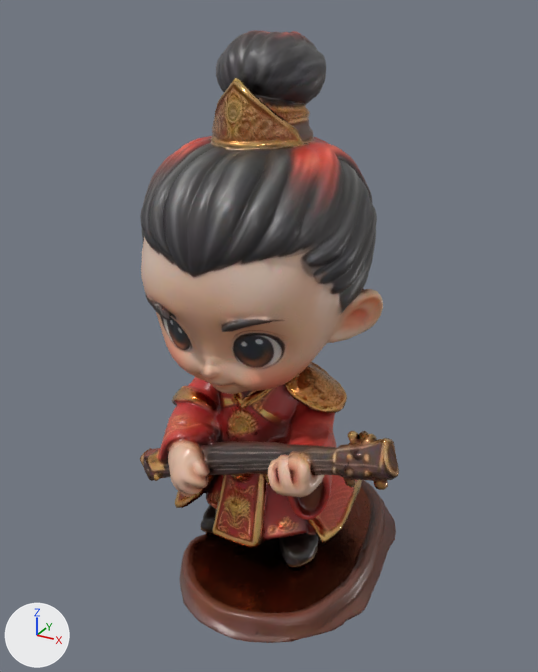
Before and after pictures for a commit that changed the glTF model assets/models/zhouyu.glb.
The view is the same before and after, from a camera (50 mm lens) standing at (1.12, -2.24, 1.06) and looking at (-0.08, -0.06, -0.03). The axes (+X, +Y, +Z) are drawn at lower left. The lights are the same throughout. The first picture is the older version. Vertices at exactly the same position are counted once.
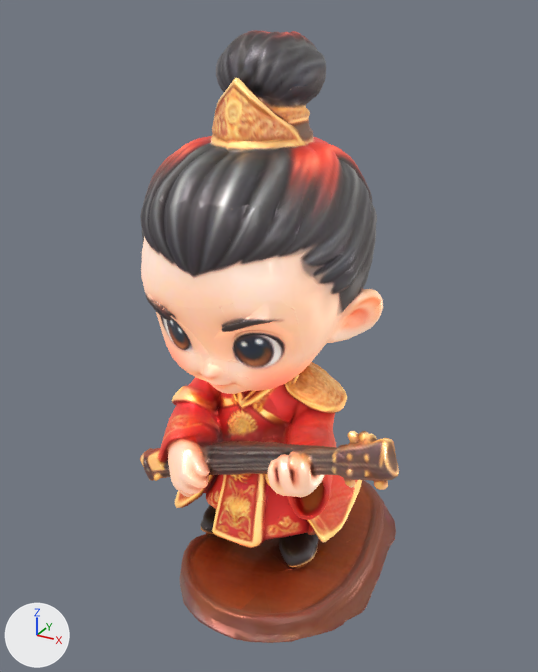
The newer file is also rescaled (x0.85), turned or shifted as a whole; pictures and numbers use the older file's frame.

The change, as a list of edits to the scene's bpy script:
```text
Add img_texture_0:
    img_texture_0 = load_image('texture_0', '_unpacked/texture_0', 512, 512, 'sRGB')
Add mat_material_1:
    mat_material_1 = bpy.data.materials.new('Material_1')
    # uses the picture img_texture_0
Change me_mesh_0:
    used by ob_mesh_0; location = (0.0, 0.0, 0.0)
    remove me_mesh_0.from_pydata(...)  # 10217 vertices, 20419 faces; spans x -0.56..0.56, y -0.56..0.56, z -1.0..1.0
    add me_mesh_0.from_pydata(...)  # 10256 vertices, 20497 faces; spans x -0.56..0.56, y -0.56..0.56, z -1.0..1.0
    me_mesh_0 part 1: 23 vertices moved within x -0.43..0.23, y -0.32..0.19, z -0.88..-0.14; 33 vertices removed from x -0.47..0.4, y -0.37..0.17, z -0.95..0.11; 69 vertices added at x -0.5..0.4, y -0.4..0.49, z -0.99..0.32
    me_mesh_0 part 2: 1 vertex added at x 0.1, y -0.38, z 0.37
    me_mesh_0 part 3: 19977 faces spanning x -0.56..0.56, y -0.56..0.56, z -1.0..1.0 switch from mat_material_0 to mat_material_1
    other edits to the shape of me_mesh_0 do not show in these pictures
```

What differs and where, as boxes [x1, y1, x2, y2] in the pictures (538 x 672 px; the box of a moved part takes in the faces that stretch with it):
part 1 of me_mesh_0, moved or reshaped (mostly hidden)
    before: [157, 438, 358, 480]
    after: [156, 406, 369, 610]
part 2 of me_mesh_0, added
    after: [262, 257, 279, 278]
part 3 of me_mesh_0, recoloured (lighter)
    both: [140, 30, 399, 643]
